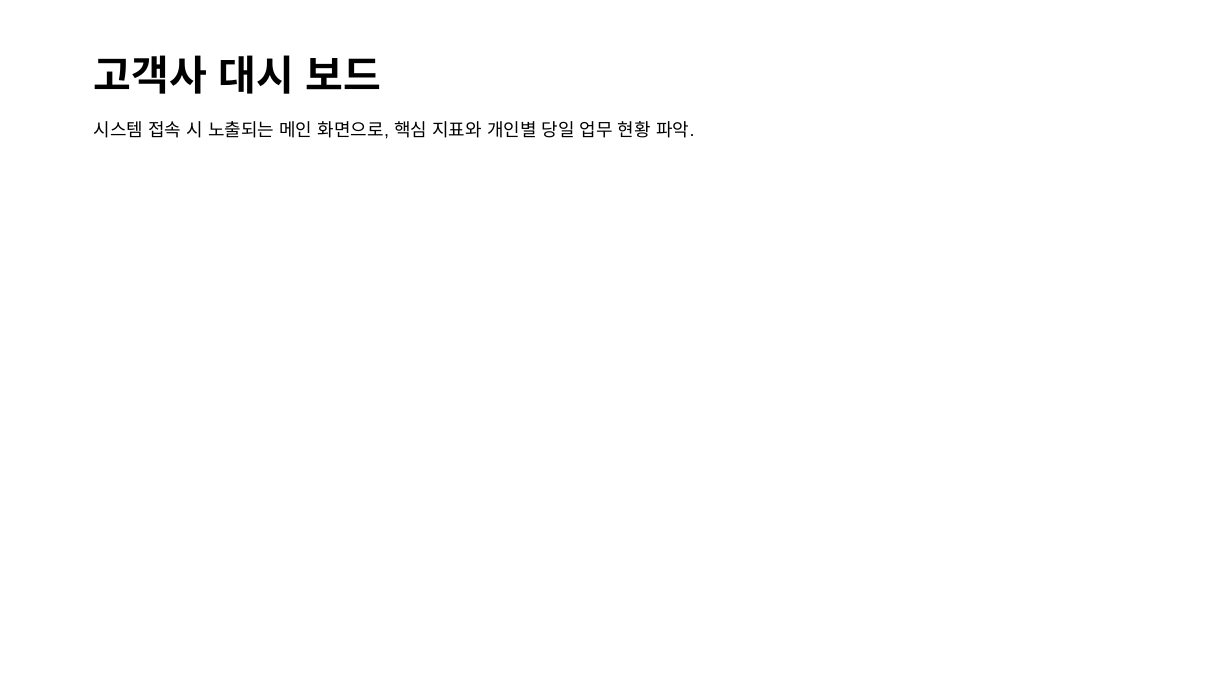
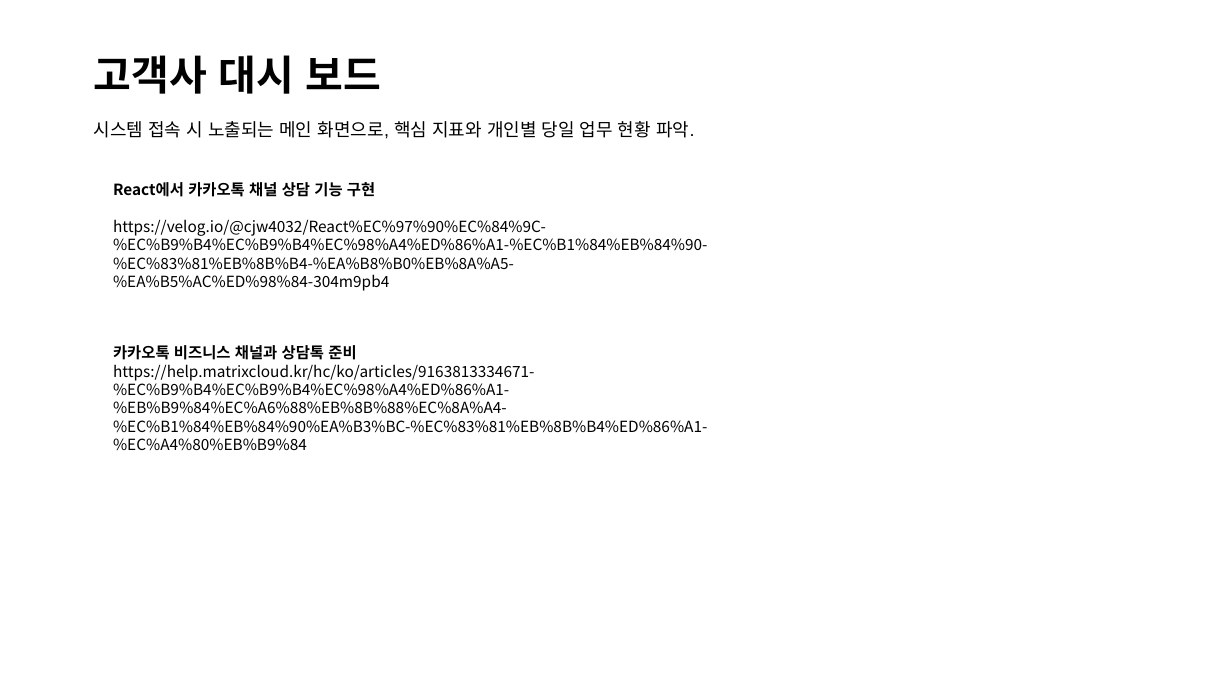
Before and after one commit to esketch-ai/hooxi-cms, a slide deck: slide 3 of Docs/Hooxi-CMS.pptx. Drawn at 1232x693 pixels with LibreOffice and Linux fonts; fonts in the diff are those of the drawing. Boxes give left, top, right and bottom in pixels: in the first picture for what was removed or moved away, otherwise in the second. Text is boxed around its words. In the diff, an @@ line names an element or a change of style, - is before the commit and + after.

```diff
--- a/Docs/Hooxi-CMS.pptx
+++ b/Docs/Hooxi-CMS.pptx
@@ text added at [113,182,707,291], 12 pt, text #000000 @@
+React에서 카카오톡 채널 상담 기능 구현
+https://velog.io/@cjw4032/React%EC%97%90%EC%84%9C-%EC%B9%B4%EC%B9%B4%EC%98%A4%ED%86%A1-%EC%B1%84%EB%84%90-%EC%83%81%EB%8B%B4-%EA%B8%B0%EB%8A%A5-%EA%B5%AC%ED%98%84-304m9pb4
@@ text added at [113,345,707,451], 12 pt, text #000000 @@
+카카오톡 비즈니스 채널과 상담톡 준비
+https://help.matrixcloud.kr/hc/ko/articles/9163813334671-%EC%B9%B4%EC%B9%B4%EC%98%A4%ED%86%A1-%EB%B9%84%EC%A6%88%EB%8B%88%EC%8A%A4-%EC%B1%84%EB%84%90%EA%B3%BC-%EC%83%81%EB%8B%B4%ED%86%A1-%EC%A4%80%EB%B9%84
```
Also in this commit, not shown: 4 other slides changed, 29 slides added, 15 other files.
